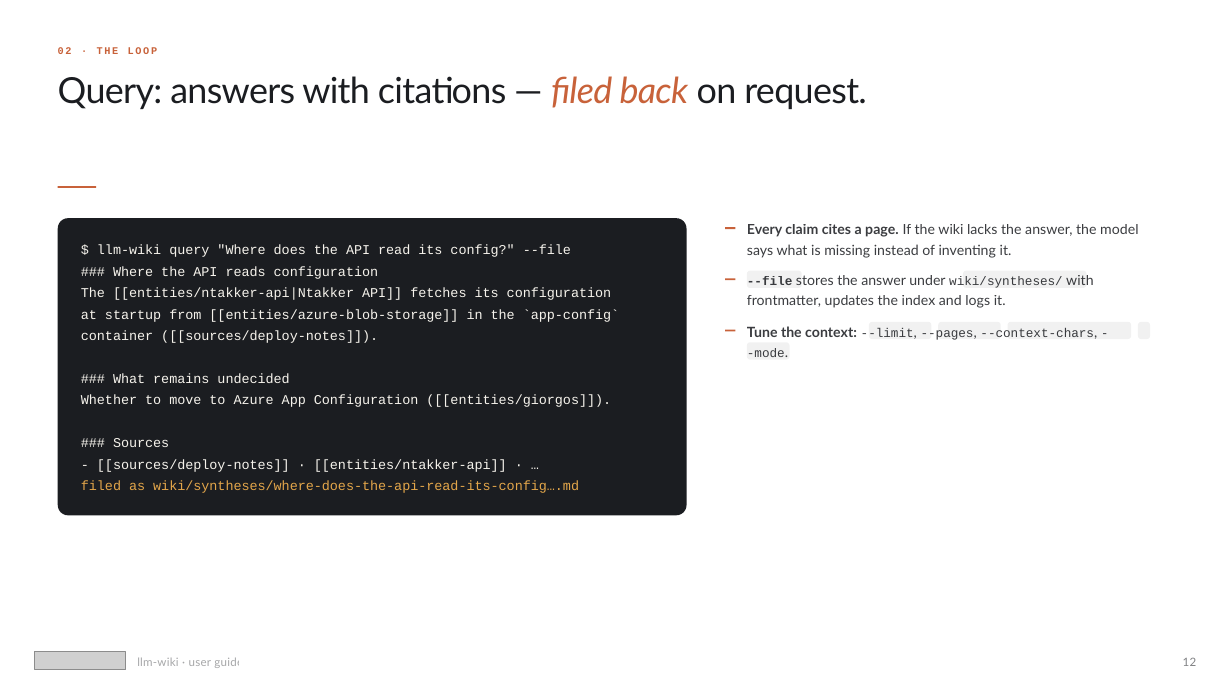
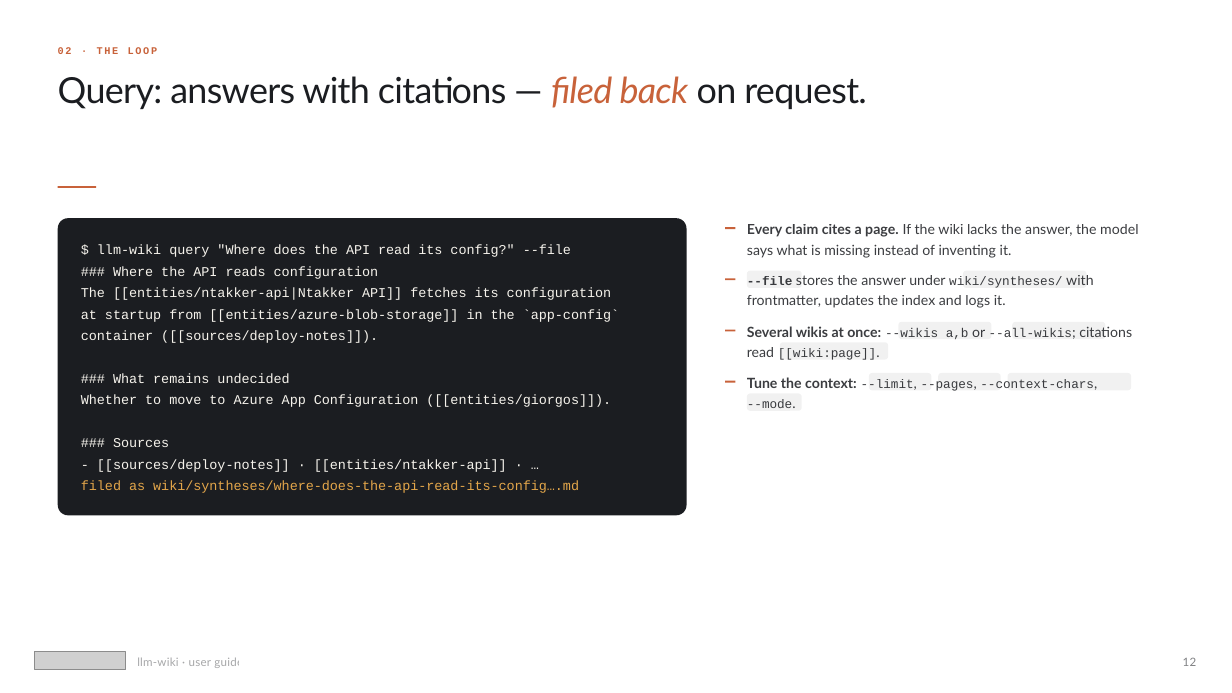
Before and after one commit to BikS2013/llm-wiki, a slide deck: slide 12 of docs/presentations/llm-wiki-user-guide.pptx. Drawn at 1232x693 pixels with LibreOffice and Linux fonts; fonts in the diff are those of the drawing; grey boxes stand for pictures. Boxes give left, top, right and bottom in pixels: in the first picture for what was removed or moved away, otherwise in the second. Text is boxed around its words. In the diff, an @@ line names an element or a change of style, - is before the commit and + after.

```diff
--- a/docs/presentations/llm-wiki-user-guide.pptx
+++ b/docs/presentations/llm-wiki-user-guide.pptx
@@ text added at [747, 326, 1132, 360], 11 pt, text #1B1D21 at 85% opacity @@
+Several wikis at once: --wikis a,b or --all-wikis; citations
+read [[wiki:page]].
@@ rounded rectangle: place and size @@
-rounded rectangle at [869, 322, 932, 339]
+rounded rectangle at [898, 322, 992, 339]
@@ rounded rectangle: place and size @@
-rounded rectangle at [938, 322, 1001, 339]
+rounded rectangle at [1013, 322, 1106, 339]
@@ rounded rectangle: place and size @@
-rounded rectangle at [1007, 322, 1131, 339]
+rounded rectangle at [780, 342, 888, 360]
@@ rectangle added at [726, 381, 736, 383], fill #C8623A @@
@@ text at [747, 377, 1094, 408]: spaces changed @@
-Tune the context: --limit, --pages, --context-chars, -
--mode.
+Tune the context: --limit, --pages, --context-chars,
+--mode.
@@ rounded rectangle added at [869, 373, 932, 391], fill #1B1D21 at 6% opacity @@
@@ rounded rectangle added at [938, 373, 1001, 391], fill #1B1D21 at 6% opacity @@
@@ rounded rectangle added at [1007, 373, 1131, 391], fill #1B1D21 at 6% opacity @@
@@ rounded rectangle: place and size @@
-rounded rectangle at [747, 342, 789, 360]
+rounded rectangle at [747, 394, 801, 411]
```
Also in this commit, not shown: 10 other slides changed, 5 slides added, 2 other files.
